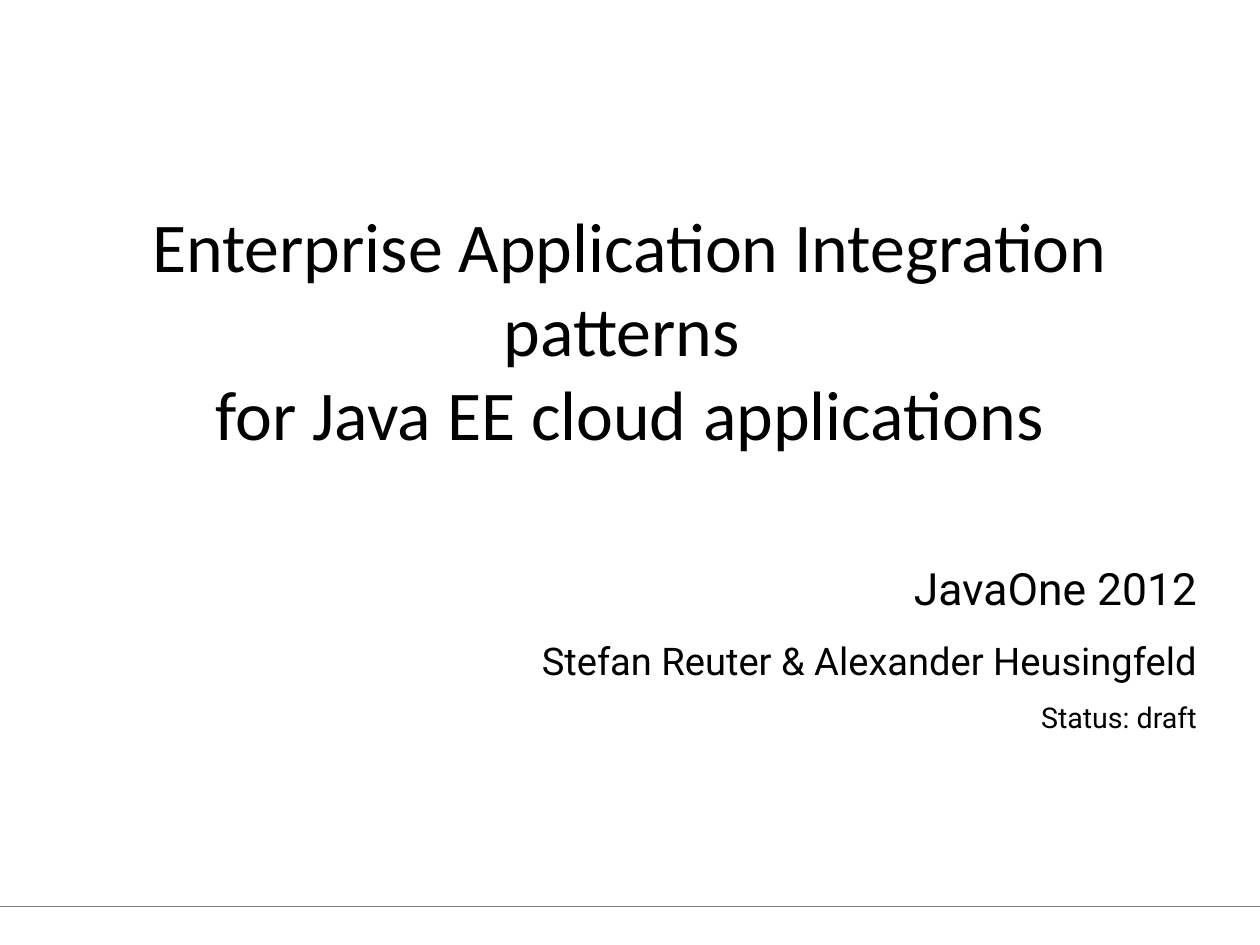
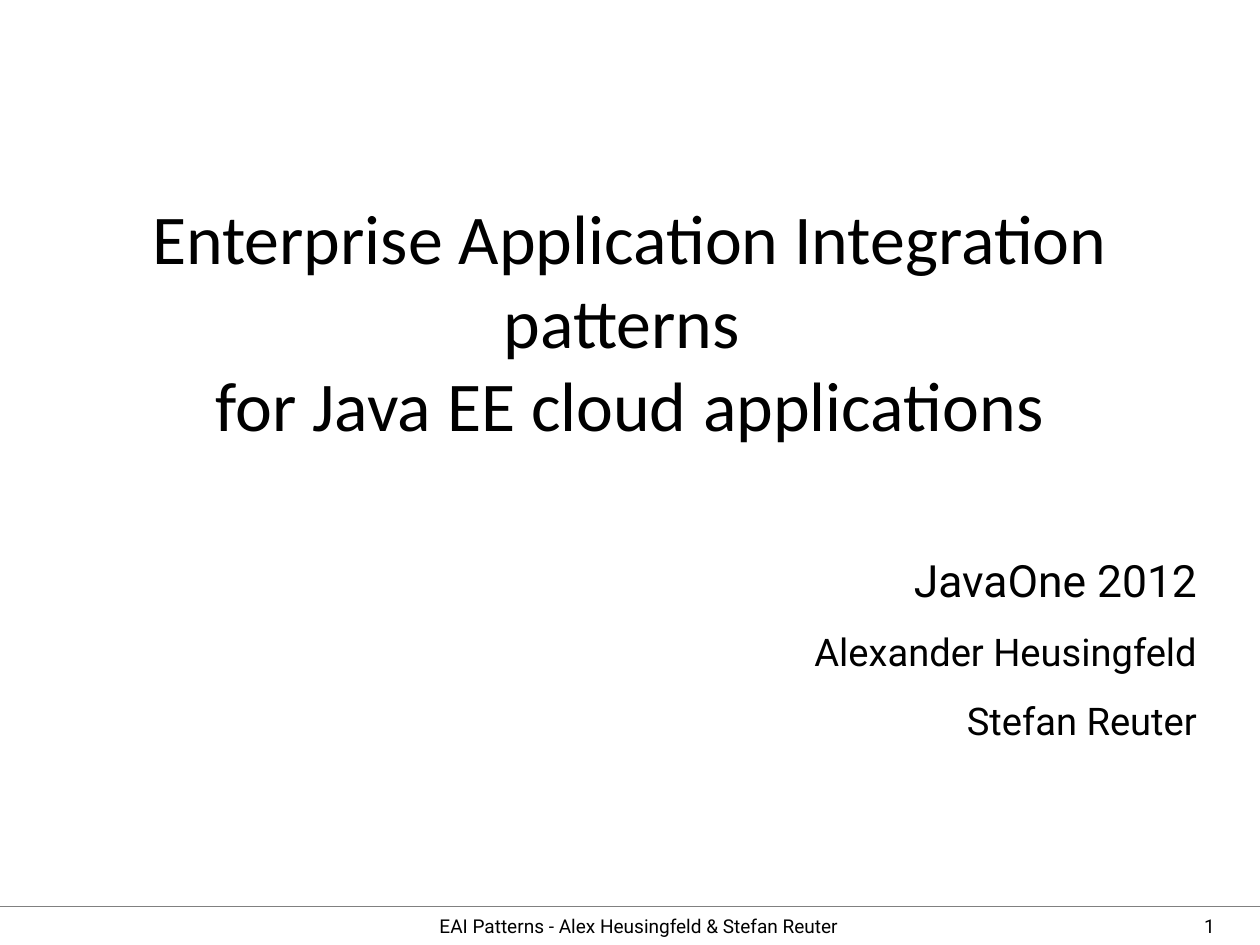
Before and after one commit to aheusingfeld/javaone2012, a slide deck: slide 1 of slides/eai-slides.odp. Drawn at 1260x945 pixels with LibreOffice and Linux fonts; fonts in the diff are those of the drawing. Boxes give left, top, right and bottom in pixels: in the first picture for what was removed or moved away, otherwise in the second. Text is boxed around its words. In the diff, an @@ line names an element or a change of style, - is before the commit and + after.

```diff
--- a/slides/eai-slides.odp
+++ b/slides/eai-slides.odp
@@ subtitle at (814,637,1197,736): text changed @@
-Stefan Reuter & Alexander Heusingfeld
-Status: draft
+Alexander Heusingfeld
+Stefan Reuter
@@ text added at (439,918,838,937), 12 pt, text #000000 @@
+EAI Patterns - Alex Heusingfeld & Stefan Reuter
@@ page number added at (1204,919,1215,933), 12 pt, text #000000 @@
+1
```
Also in this commit, not shown: 13 other slides changed, 10 slides added, 8 slides removed, 7 other files.
